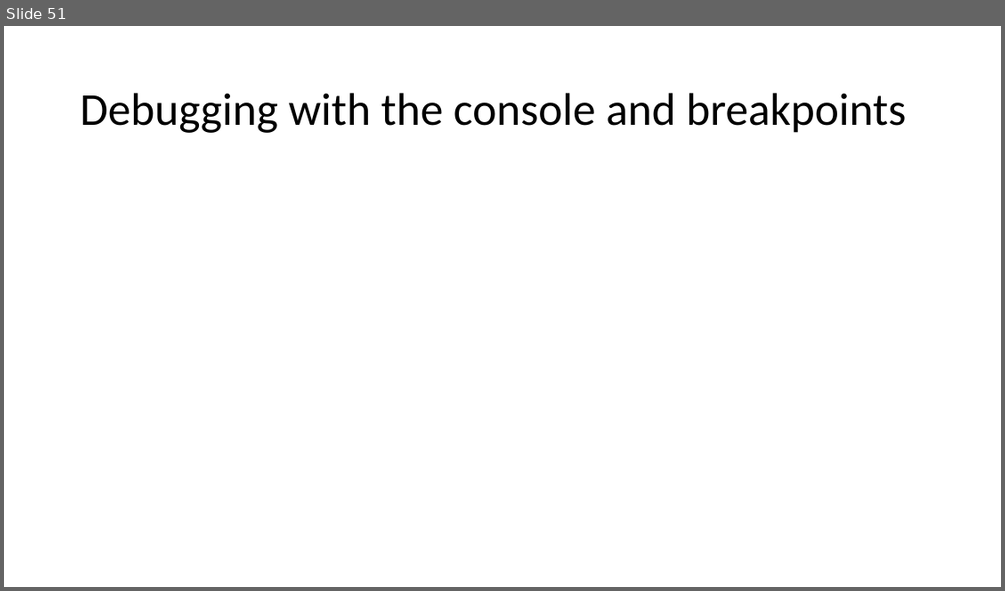
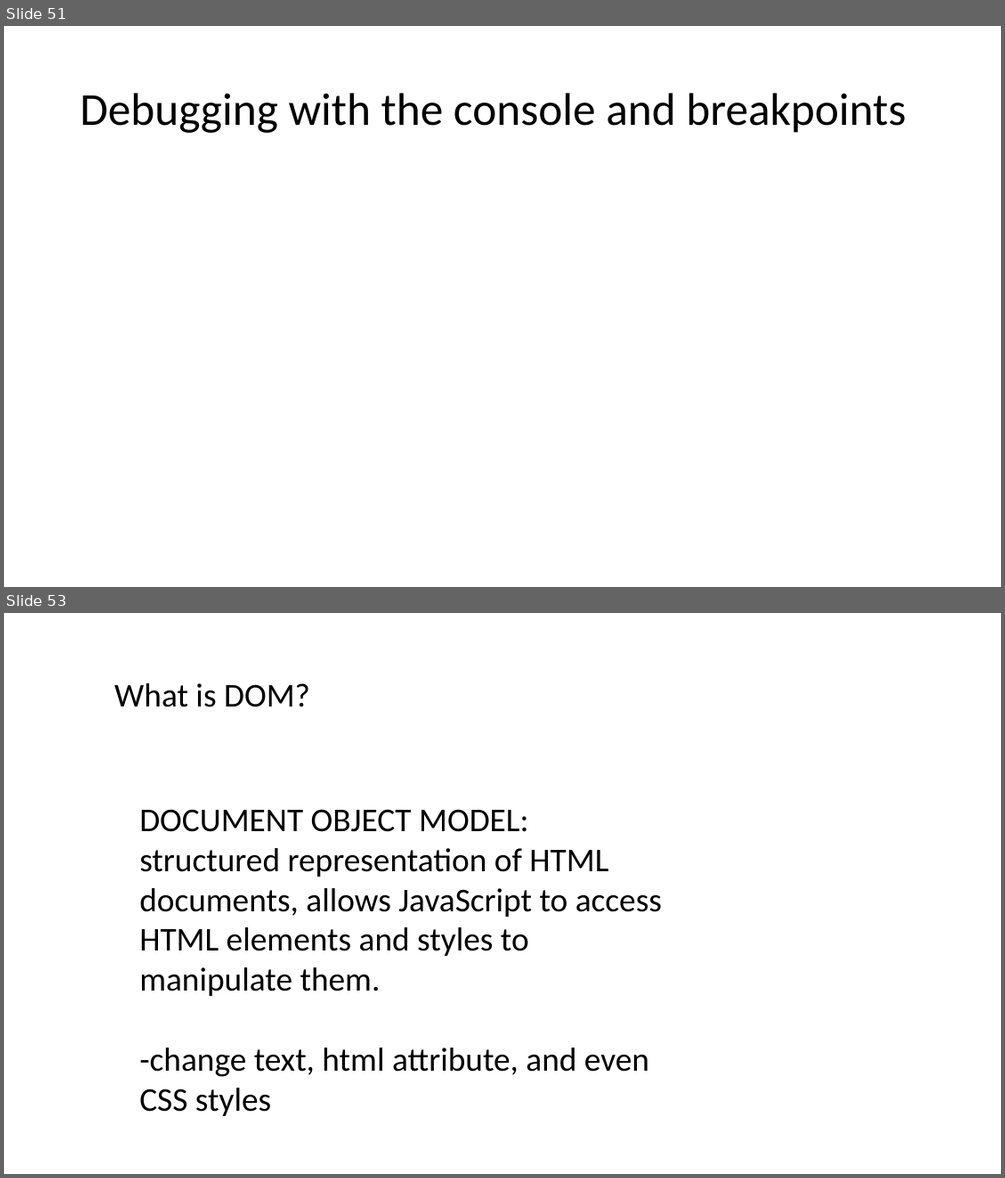
Before and after one commit to PiyushChaturvedii/Batch05, a slide deck: JavaScript.pptx. Shown one above the other, each under a label of ours: slide 51 before the commit, slides 51 and 53 after it; the slides between them are not shown. The pictures are 1005x591 and 1005x1178 pixels, drawn with LibreOffice and Linux fonts; fonts in the diff are those of the drawing. Boxes give left, top, right and bottom in pixels: in the first picture for what was removed or moved away, otherwise in the second. Text is boxed around its words. In the diff, an @@ line names an element or a change of style, - is before the commit and + after.

```diff
--- a/JavaScript.pptx
+++ b/JavaScript.pptx
@@ slide 53 added at bbox=[4, 613, 1001, 1174], background #FFFFFF @@
@@ text added at bbox=[114, 683, 310, 707], 32 pt, text #000000 @@
+What is DOM?
@@ text added at bbox=[139, 809, 662, 1116], 32 pt, text #000000 @@
+DOCUMENT OBJECT MODEL: structured representation of HTML documents, allows JavaScript to access HTML elements and styles to manipulate them.
+-change text, html attribute, and even CSS styles
```
Also in this commit, not shown: 3 other slides added, 6 other files.
